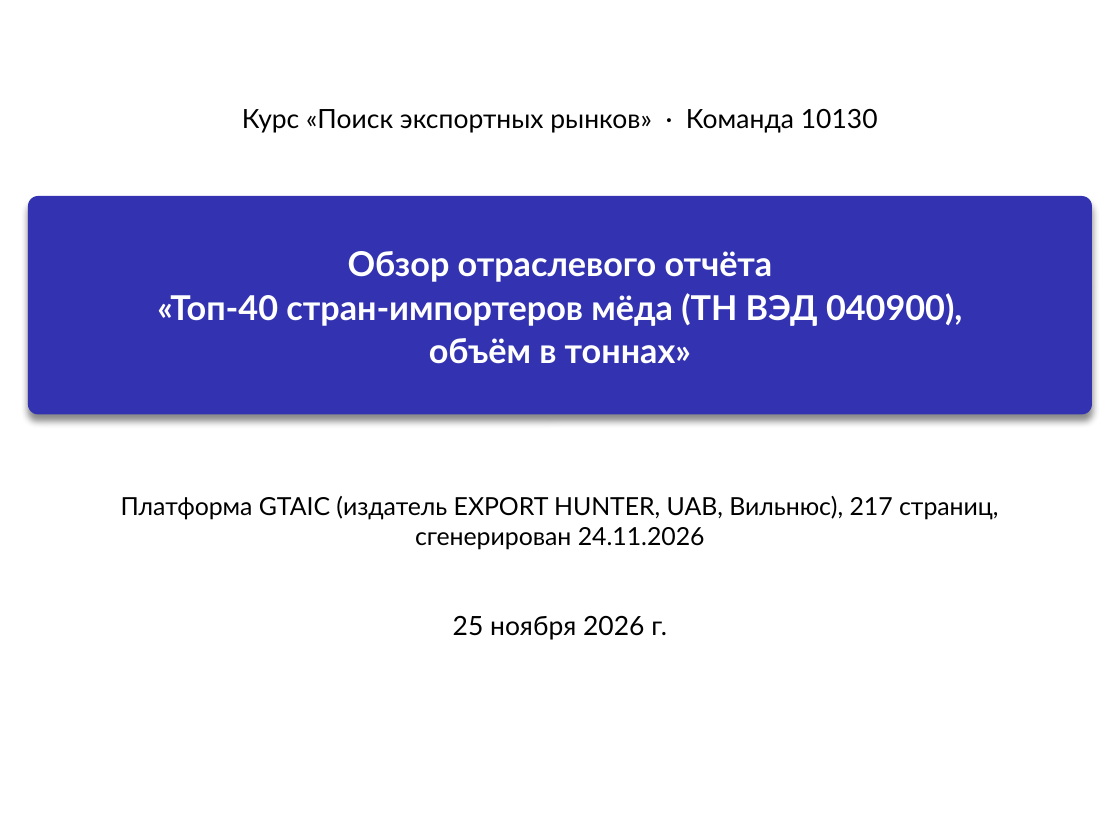
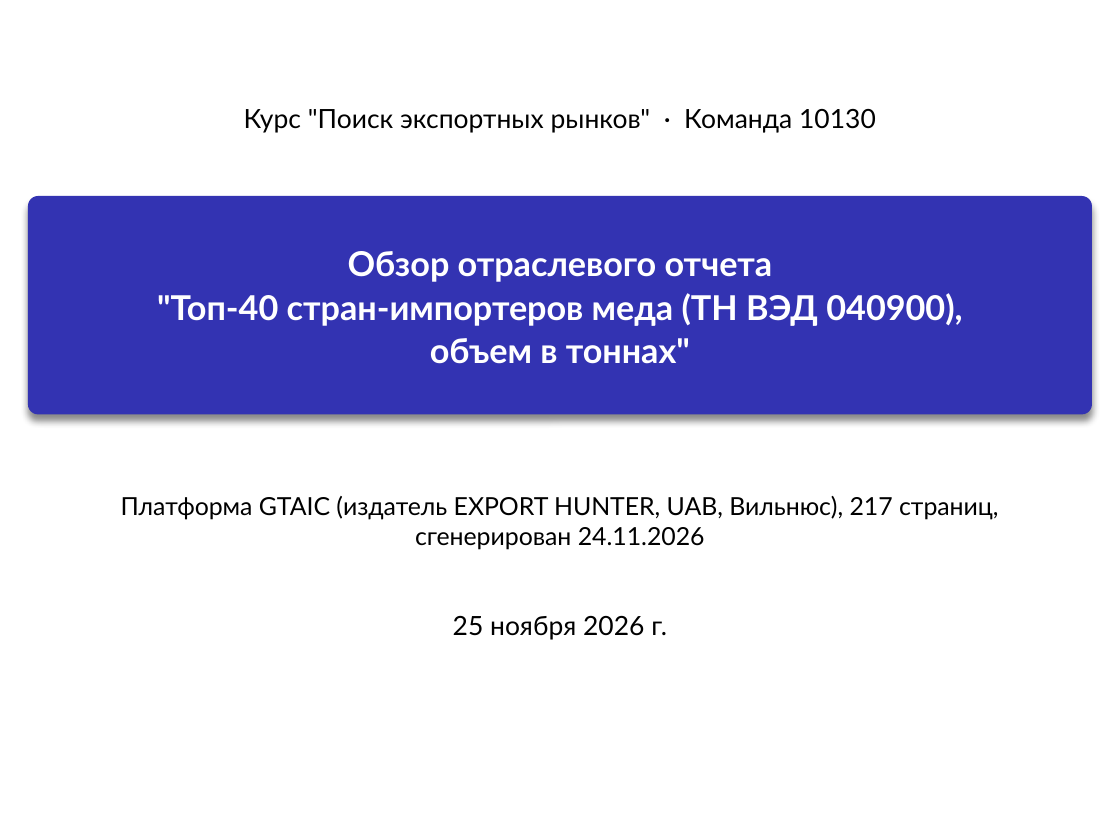
Before and after one commit to pxc1984/competitive-py, a slide deck: slide 1 of sci/obzor/obzor_gtaic_top40_honey_slides.pptx. Drawn at 1120x840 pixels with LibreOffice and Linux fonts; fonts in the diff are those of the drawing. Boxes give left, top, right and bottom in pixels: in the first picture for what was removed or moved away, otherwise in the second. Text is boxed around its words. In the diff, an @@ line names an element or a change of style, - is before the commit and + after.

```diff
--- a/sci/obzor/obzor_gtaic_top40_honey_slides.pptx
+++ b/sci/obzor/obzor_gtaic_top40_honey_slides.pptx
@@ text at [244,109,876,133]: text changed @@
-Курс «Поиск экспортных рынков» · Команда 10130
+Курс "Поиск экспортных рынков" · Команда 10130
@@ text at [157,251,962,364]: text changed @@
-Обзор отраслевого отчёта
-«Топ-40 стран-импортеров мёда (ТН ВЭД 040900),
-объём в тоннах»
+Обзор отраслевого отчета
+"Топ-40 стран-импортеров меда (ТН ВЭД 040900),
+объем в тоннах"
```
Also in this commit, not shown: 9 other slides changed, 4 other files.
